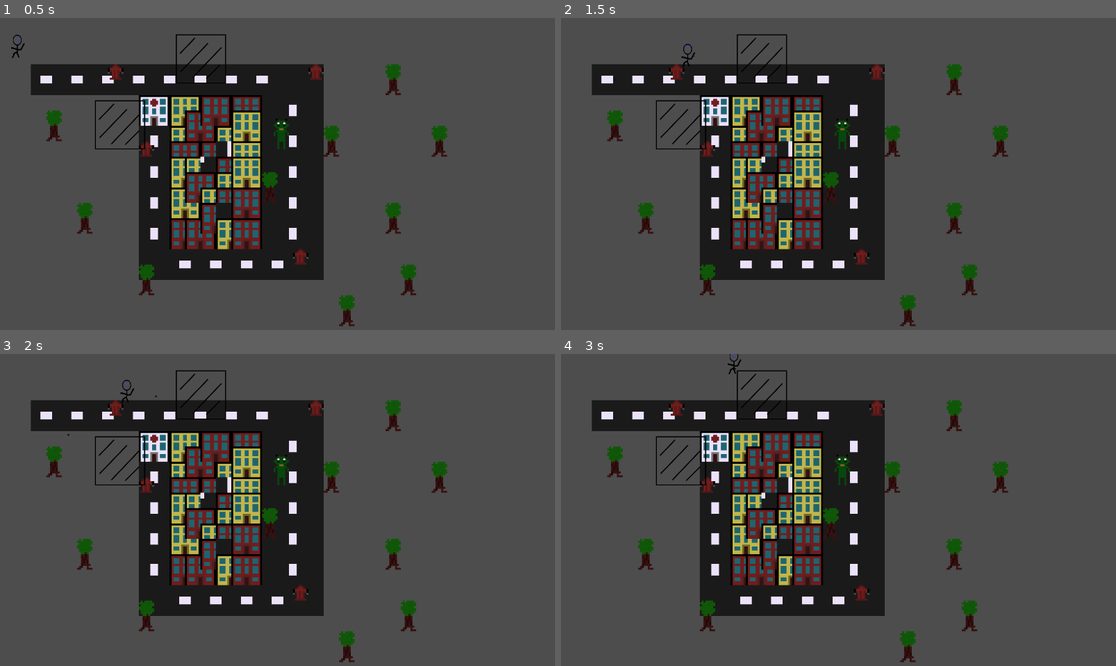
Above: before the commit, frames 1-4 (two rows, left to right).
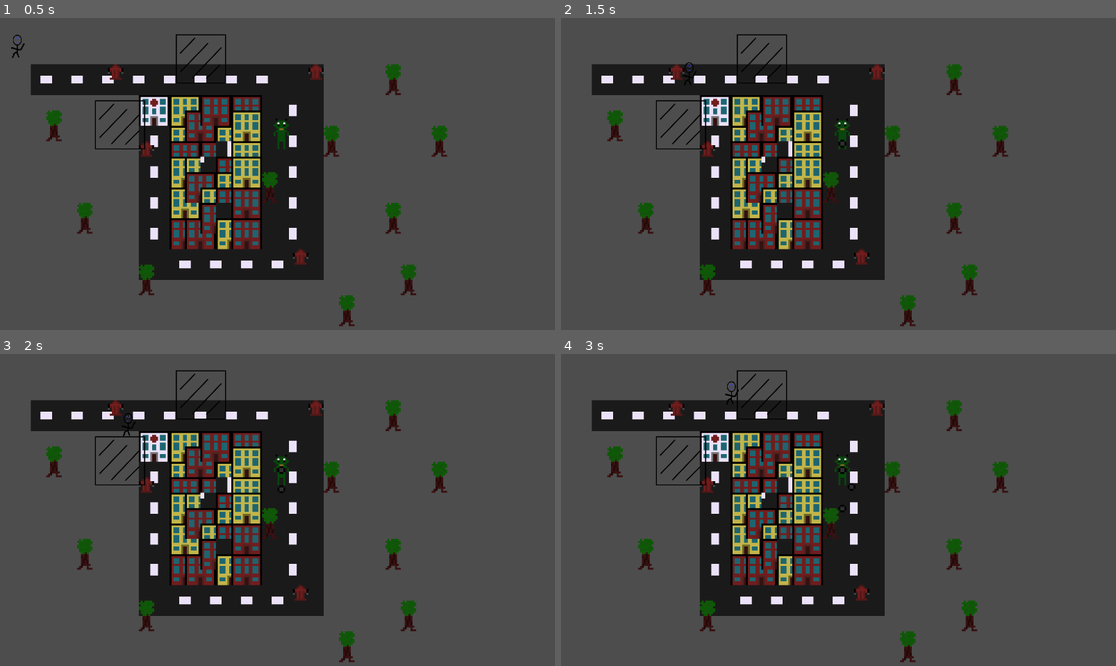
Above: after the commit, the same moments.

Repository: Lila-Kuhlt/Close-Encounters-of-the-Jeff-Kind
Game: Godot game, scene res://scenes/World.tscn
Same seed, same stepped clock (60 frames per second), same inputs: the game is played once before the commit and once after it.
Inputs:
- Up to frame 1 (0.5 s): no input
- Up to frame 2 (1.5 s): tap Enter at 0.5 s; hold D (right) 0.53-1.28 s; tap Space (shoot) at 0.6, 1.35 s; hold S (down) from 1.28 s (still down)
- Up to frame 3 (2 s): keep holding S (down)
- Up to frame 4 (3 s): release S (down) at 2.03 s; hold D (right) 2.03-2.78 s; tap Space (shoot) at 2.1, 2.75, 2.85 s; hold W (up) from 2.78 s (still down)

Frame 1 is identical in both runs. In frame 2, 0.1% of the frame differs, in the area x 21-52%, y 8-42%; in frame 3, 0.1%; in frame 4, 0.2%, in the area x 29-54%, y 0-51%.
Error after the commit: Invalid assignment of property or key 'vel' with value of type 'Vector2' on a base object of type 'CharacterBody2D (Bullet.gd)'. (res://scenes/Player.gd:44)

Commit message:
add bullet shoot to aliens

Diff:
--- /dev/null
+++ b/godot/scenes/Alien.gd
@@ -0,0 +1,12 @@
+extends CharacterBody2D
+const bullet_scene = preload("res://scenes/Bullet.tscn")
+var bullet
+
+var x = 0
+
+func _on_timer_timeout():
+	bullet = bullet_scene.instantiate()
+	bullet.direction = Vector2(sin(x), cos(x))
+	bullet.position = position
+	x += 0.5
+	get_parent().add_child(bullet)
--- a/godot/scenes/Alien.tscn
+++ b/godot/scenes/Alien.tscn
@@ -1,10 +1,27 @@
-[gd_scene load_steps=2 format=3 uid="uid://c1as0gdst78bv"]
+[gd_scene load_steps=4 format=3 uid="uid://dlcrfc67k1jkt"]
 
 [ext_resource type="Texture2D" uid="uid://dxxc4ld0u1jpv" path="res://assets/alien.png" id="1_6kscr"]
+[ext_resource type="Script" path="res://scenes/Alien.gd" id="1_eq1im"]
 
-[node name="Alien" type="Node2D"]
+[sub_resource type="CapsuleShape2D" id="CapsuleShape2D_kqs4j"]
+radius = 4.0
+height = 19.5
+
+[node name="Alien" type="CharacterBody2D"]
 scale = Vector2(4, 4)
+collision_layer = 2
+collision_mask = 2
+motion_mode = 1
+script = ExtResource("1_eq1im")
 
 [node name="Sprite2D" type="Sprite2D" parent="."]
 texture_filter = 1
 texture = ExtResource("1_6kscr")
+
+[node name="CollisionShape2D" type="CollisionShape2D" parent="."]
+shape = SubResource("CapsuleShape2D_kqs4j")
+
+[node name="Timer" type="Timer" parent="."]
+autostart = true
+
+[connection signal="timeout" from="Timer" to="." method="_on_timer_timeout"]
--- a/godot/scenes/Bullet.tscn
+++ b/godot/scenes/Bullet.tscn
@@ -1,17 +1,29 @@
-[gd_scene load_steps=4 format=3 uid="uid://bxf2tdewabo5y"]
+[gd_scene load_steps=4 format=3 uid="uid://djnr5dw6bkofr"]
 
 [ext_resource type="Texture2D" uid="uid://b88pju7qnrusy" path="res://assets/small-bullet.png" id="1_fhtbt"]
 [ext_resource type="Script" path="res://src/Bullet.gd" id="1_pr2ph"]
 
-[sub_resource type="RectangleShape2D" id="RectangleShape2D_qqsk3"]
-size = Vector2(4, 4)
+[sub_resource type="CircleShape2D" id="CircleShape2D_27k2f"]
+radius = 2.0
 
-[node name="Bullet" type="Area2D"]
+[node name="Bullet" type="CharacterBody2D"]
+scale = Vector2(4, 4)
+motion_mode = 1
 script = ExtResource("1_pr2ph")
 
 [node name="CollisionShape2D" type="CollisionShape2D" parent="."]
-shape = SubResource("RectangleShape2D_qqsk3")
+shape = SubResource("CircleShape2D_27k2f")
+one_way_collision_margin = 0.0
 
 [node name="Sprite2D" type="Sprite2D" parent="."]
 texture_filter = 1
 texture = ExtResource("1_fhtbt")
+
+[node name="HitBox" type="Area2D" parent="."]
+collision_layer = 0
+
+[node name="CollisionShape2D" type="CollisionShape2D" parent="HitBox"]
+shape = SubResource("CircleShape2D_27k2f")
+one_way_collision_margin = 0.0
+
+[connection signal="area_entered" from="HitBox" to="." method="_on_hit_box_area_entered"]
--- a/godot/scenes/Player.tscn
+++ b/godot/scenes/Player.tscn
@@ -1,20 +1,31 @@
-[gd_scene load_steps=4 format=3 uid="uid://c7xru3o3piygv"]
+[gd_scene load_steps=5 format=3 uid="uid://c7xru3o3piygv"]
 
 [ext_resource type="Texture2D" uid="uid://t85v8pe8v1st" path="res://assets/character.png" id="1_e6i8q"]
 [ext_resource type="Script" path="res://scenes/Player.gd" id="1_n0o0d"]
 
-[sub_resource type="RectangleShape2D" id="RectangleShape2D_6a55l"]
-size = Vector2(16, 16)
+[sub_resource type="CapsuleShape2D" id="CapsuleShape2D_yy5ia"]
+height = 48.0
+
+[sub_resource type="CapsuleShape2D" id="CapsuleShape2D_br4yk"]
+radius = 11.0
+height = 50.0
 
 [node name="Jeff" type="CharacterBody2D"]
+collision_layer = 3
+collision_mask = 3
 motion_mode = 1
 script = ExtResource("1_n0o0d")
 
 [node name="CollisionShape2D" type="CollisionShape2D" parent="."]
-position = Vector2(-3, 19)
-shape = SubResource("RectangleShape2D_6a55l")
+shape = SubResource("CapsuleShape2D_yy5ia")
 
 [node name="Character" type="Sprite2D" parent="."]
 position = Vector2(0, -1)
 scale = Vector2(0.150307, 0.179688)
 texture = ExtResource("1_e6i8q")
+
+[node name="HitBox" type="Area2D" parent="."]
+collision_mask = 0
+
+[node name="CollisionShape2D" type="CollisionShape2D" parent="HitBox"]
+shape = SubResource("CapsuleShape2D_br4yk")
--- a/godot/src/Bullet.gd
+++ b/godot/src/Bullet.gd
@@ -1,18 +1,22 @@
-extends Area2D
+extends CharacterBody2D
 
 const Globals = preload("res://src/Globals.gd")
+@export var SPEED = 20
 
-var vel: Vector2
+var direction: Vector2
 
 func _ready() -> void:
 	pass
 
 func _physics_process(delta: float) -> void:
-	position += vel * delta
+	velocity = direction * SPEED
+	position += velocity * delta
 	if (position.x > Globals.LOWER_RIGHT.x or position.y > Globals.LOWER_RIGHT.y
 			or position.x < Globals.UPPER_LEFT.x or position.y < Globals.UPPER_LEFT.y):
 		queue_free()
-		return
-	if has_overlapping_bodies():
-		queue_free()
-		return
+	else:
+		move_and_slide()
+
+
+func _on_hit_box_area_entered(area):
+	queue_free()
